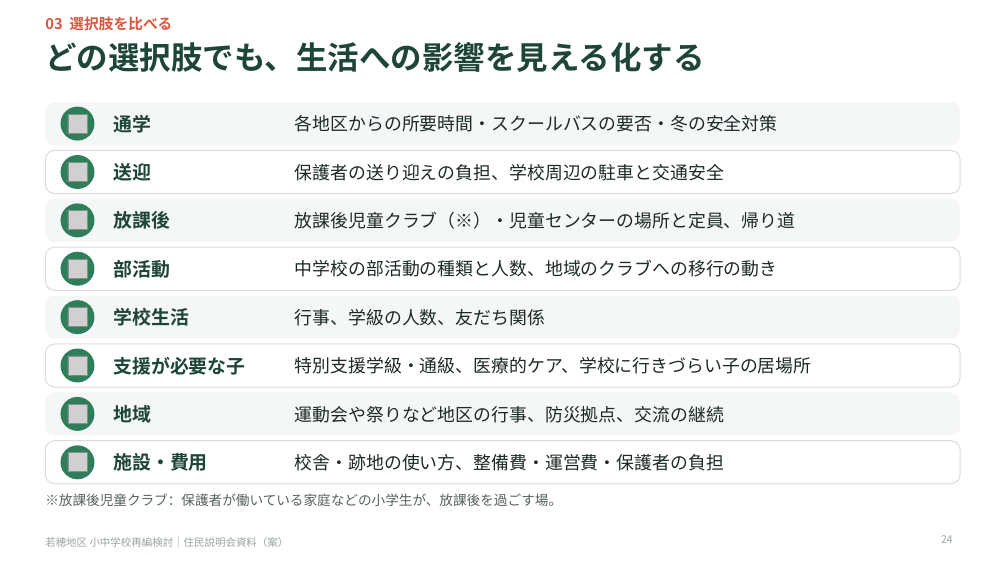
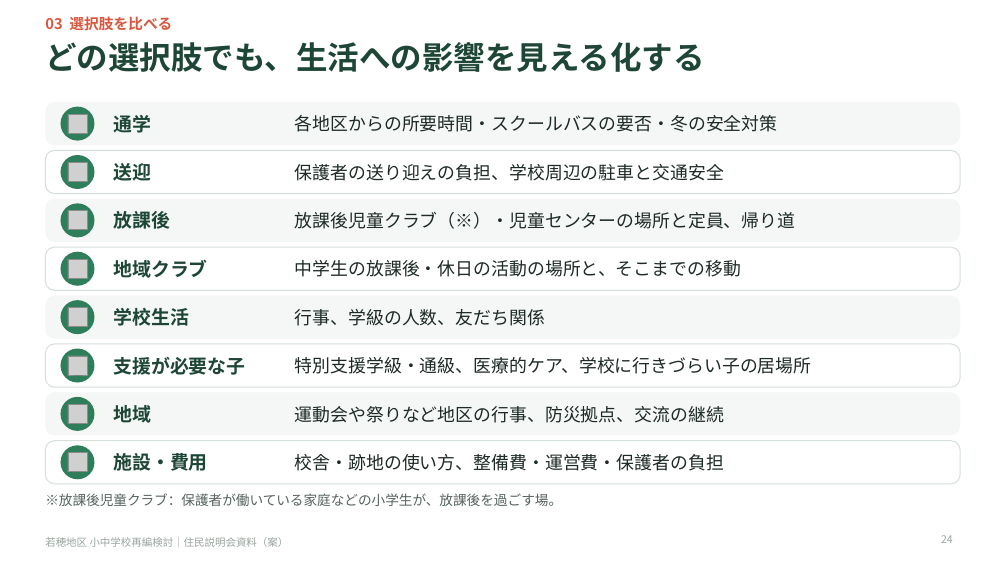
Before and after one commit to Masaki12008/GS, a slide deck: slide 24 of output/若穂地区_住民説明会資料.pptx. Drawn at 1008x567 pixels with LibreOffice and Linux fonts; fonts in the diff are those of the drawing; grey boxes stand for pictures. Boxes give left, top, right and bottom in pixels: in the first picture for what was removed or moved away, otherwise in the second. Text is boxed around its words. In the diff, an @@ line names an element or a change of style, - is before the commit and + after.

```diff
--- a/output/若穂地区_住民説明会資料.pptx
+++ b/output/若穂地区_住民説明会資料.pptx
@@ text at box(113, 259, 207, 278): text changed @@
-部活動
+地域クラブ
@@ text at box(295, 260, 741, 277): text changed @@
-中学校の部活動の種類と人数、地域のクラブへの移行の動き
+中学生の放課後・休日の活動の場所と、そこまでの移動
```
Also in this commit, not shown: 1 other slide changed, 7 other files.
